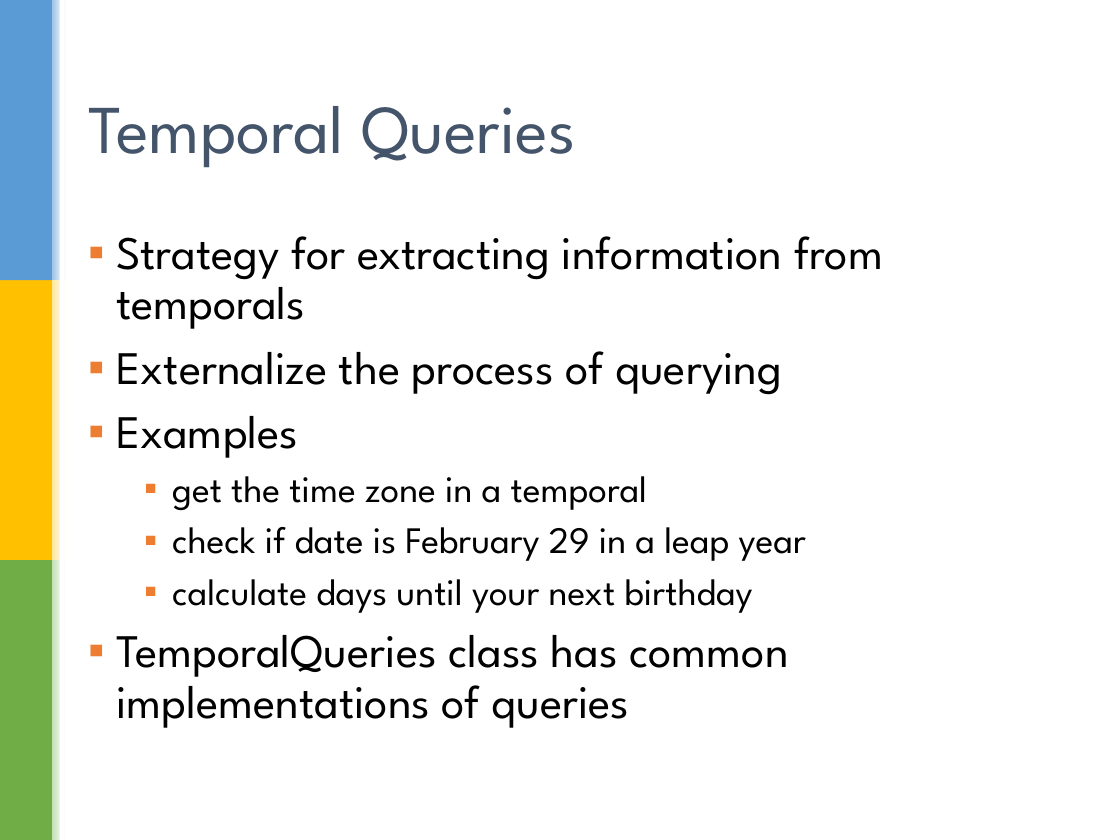
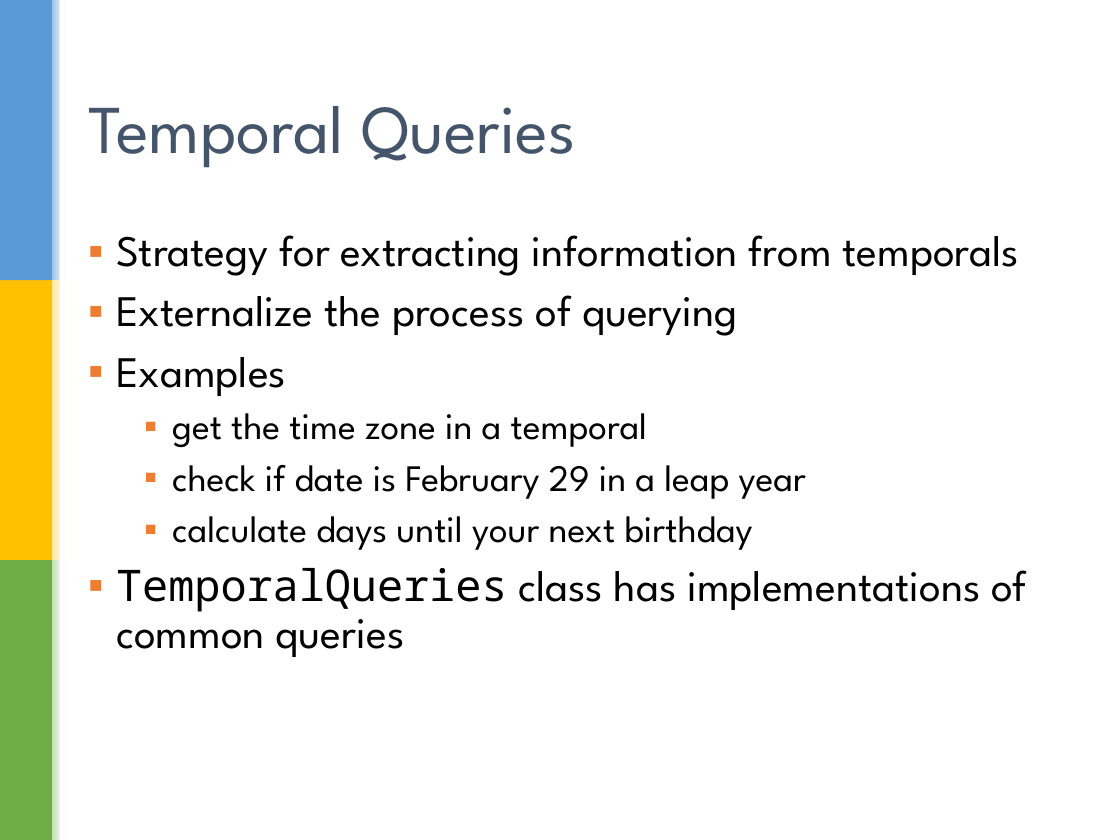
Before and after one commit to sualeh/make-a-date, a slide deck: slide 32 of Java 8 Date and Time API.pptx (slide 31 before the commit). Drawn at 1120x840 pixels with LibreOffice and Linux fonts; fonts in the diff are those of the drawing; background and template pictures are left out. Boxes give left, top, right and bottom in pixels: in the first picture for what was removed or moved away, otherwise in the second. Text is boxed around its words. In the diff, an @@ line names an element or a change of style, - is before the commit and + after.

Commit message:
Font size changes, and tweaks

```diff
--- a/Java 8 Date and Time API.pptx
+++ b/Java 8 Date and Time API.pptx
@@ text at box(116, 235, 1020, 396): size 30 to 28 pt in "Strategy for extracting information from temporals", "Externalize the process of querying", "Examples" @@
@@ text at box(116, 568, 1027, 657): text changed; size 30 to 28 pt @@
-▪ TemporalQueries class has common implementations of queries
+▪ TemporalQueries class has implementations of common queries
```
Also in this commit, not shown: 31 other slides changed, 1 slide added.
